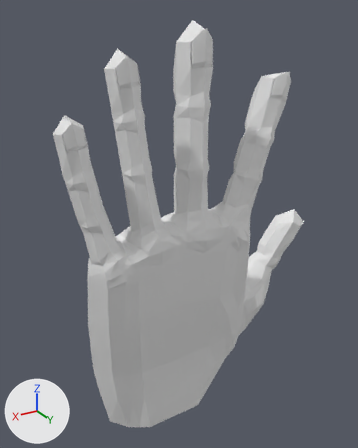
The Blender file BasicSht/TutorialSht/hand.blend as it was, and as the next commit left it.
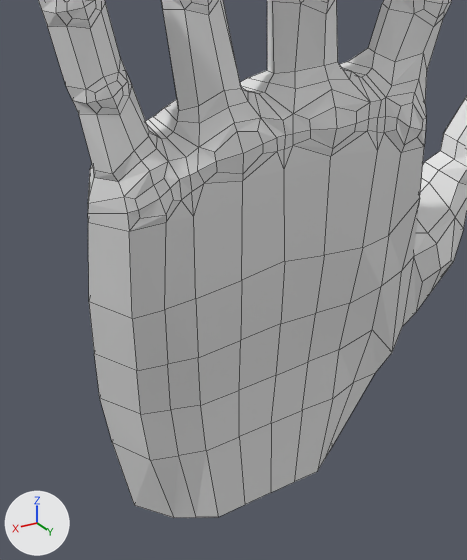
Each version appears first whole from a 50 mm camera at (0.674, 1.079, 3.632) aimed at (-0.051, -0.13, 3.028), and next in a close-up on the part from 13% to 75% of the width and 40% to 100% of the height. Every picture has the same lights, and +X, +Y and +Z are marked at lower left. The close-ups show mesh edges as thin lines.
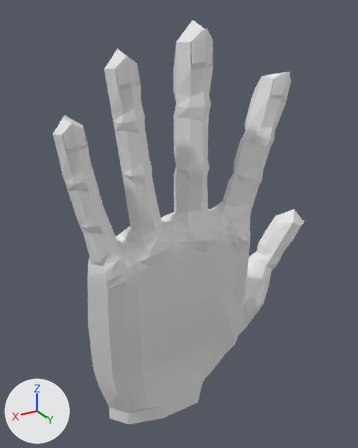
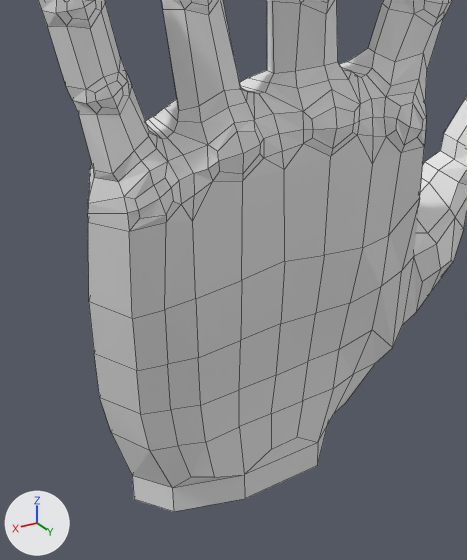
Commit message: finish hands

Patch to the scene script:
```diff
--- a/BasicSht/TutorialSht/hand.blend.py
+++ b/BasicSht/TutorialSht/hand.blend.py
@@ me_cube @@
 # used by ob_cube; location = (0.0, 0.0, 2.8)
-me_cube.from_pydata(...)  # 771 vertices, 760 faces; spans x -0.553..0.353, y -0.242..0.066, z -0.399..0.812
+me_cube.from_pydata(...)  # 779 vertices, 774 faces; spans x -0.553..0.353, y -0.245..0.066, z -0.387..0.812
+# me_cube part 1
+# 5 vertices are removed from x -0.141..0.082, y -0.194..-0.008, z -0.397
+# 10 faces are deleted
+# 5 vertices in x 0.031..0.227, y -0.203..-0.007, z -0.258..-0.256 move by (0.0, 0.0, 0.018)
+# 5 vertices in x -0.023..0.26, y -0.197..-0.006, z -0.258..-0.256 move by (0.0, 0.0, 0.019)
+# 4 vertices in x -0.185..-0.026, y -0.212..-0.01, z -0.273..-0.26 move by (0.0, 0.0, 0.02)
+# 4 vertices in x -0.23..0.148, y -0.193..-0.005, z -0.27..-0.256 move by (0.0, 0.0, 0.017)
+# 3 vertices in x 0.189..0.23, y -0.155..-0.042, z -0.399..-0.398 move by (0.0, 0.0, 0.06)
+# 3 vertices in x -0.301..0.093, y -0.094..0.0, z -0.211..-0.164 move by (0.0, 0.0, 0.001)
+# 38 vertices move from x -0.279..0.209, y -0.242..-0.005, z -0.398..0.051 to x -0.279..0.209, y -0.245..-0.005, z -0.315..0.069
+# 13 vertices are added at x -0.141..0.23, y -0.194..-0.008, z -0.387..-0.336
+# 24 new faces join them
+# me_cube part 2
+# 5 vertices in x -0.129..0.074, y 0.004..0.057, z 0.227..0.309 move by (0.001, 0.0, 0.0)
+# 4 vertices in x 0.019..0.162, y 0.03..0.061, z 0.237..0.311 move by (-0.003, 0.0, 0.0)
+# 4 vertices in x 0.012..0.153, y 0.056..0.06, z 0.248..0.275 move by (-0.004, 0.0, 0.0)
+# 3 vertices in x -0.06..0.09, y 0.057..0.059, z 0.254..0.278 move by (0.004, 0.0, 0.0)
+# 38 vertices move from x -0.111..0.219, y 0.004..0.059, z 0.181..0.31 to x -0.116..0.217, y 0.004..0.059, z 0.171..0.31
 me_cube.materials.append(mat_material)
```

Where the change shows, as pixel boxes [x1, y1, x2, y2] in the close-ups (467 x 560 px; the box of a moved part takes in the faces that stretch with it):
'Cube', reshaped: before [38, 0, 467, 518]; after [38, 0, 467, 512]
part 1 of me_cube, built on: before [100, 256, 422, 518]; after [100, 256, 422, 512]
part 2 of me_cube, moved or reshaped: [142, 52, 423, 310] in both
